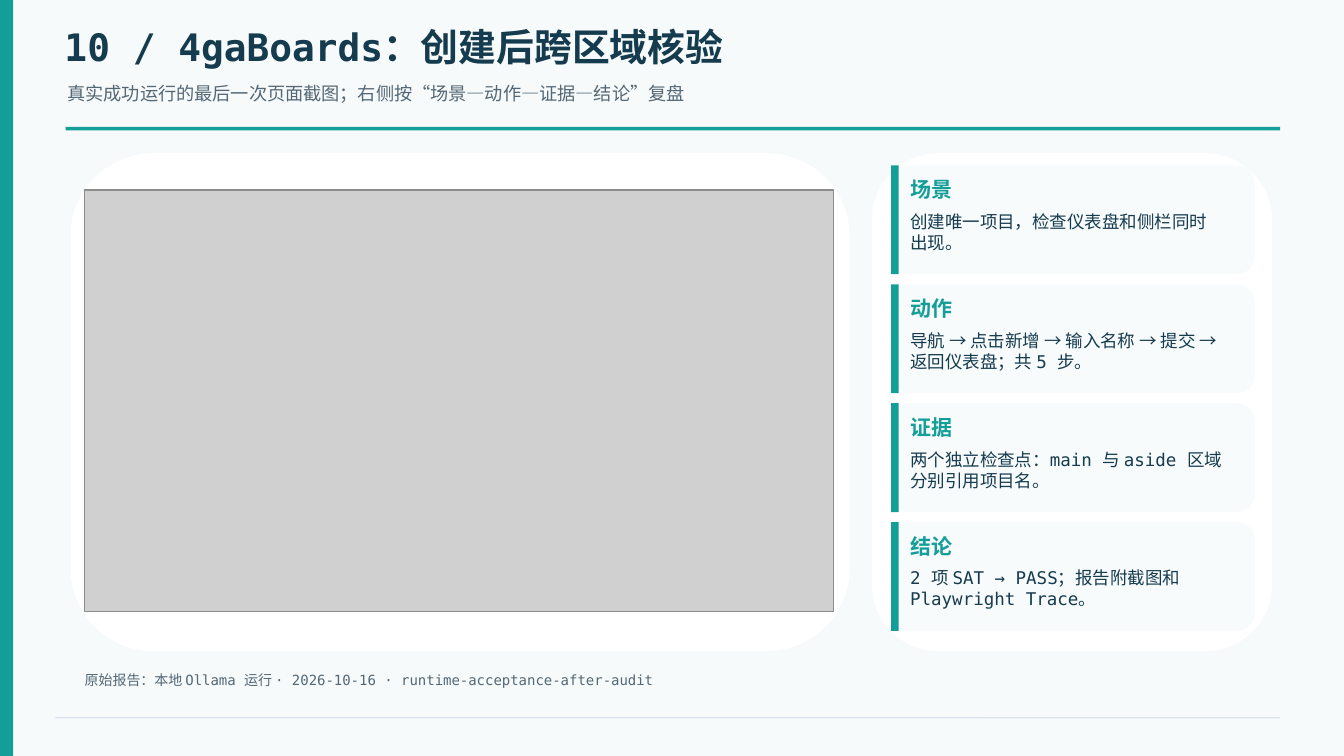
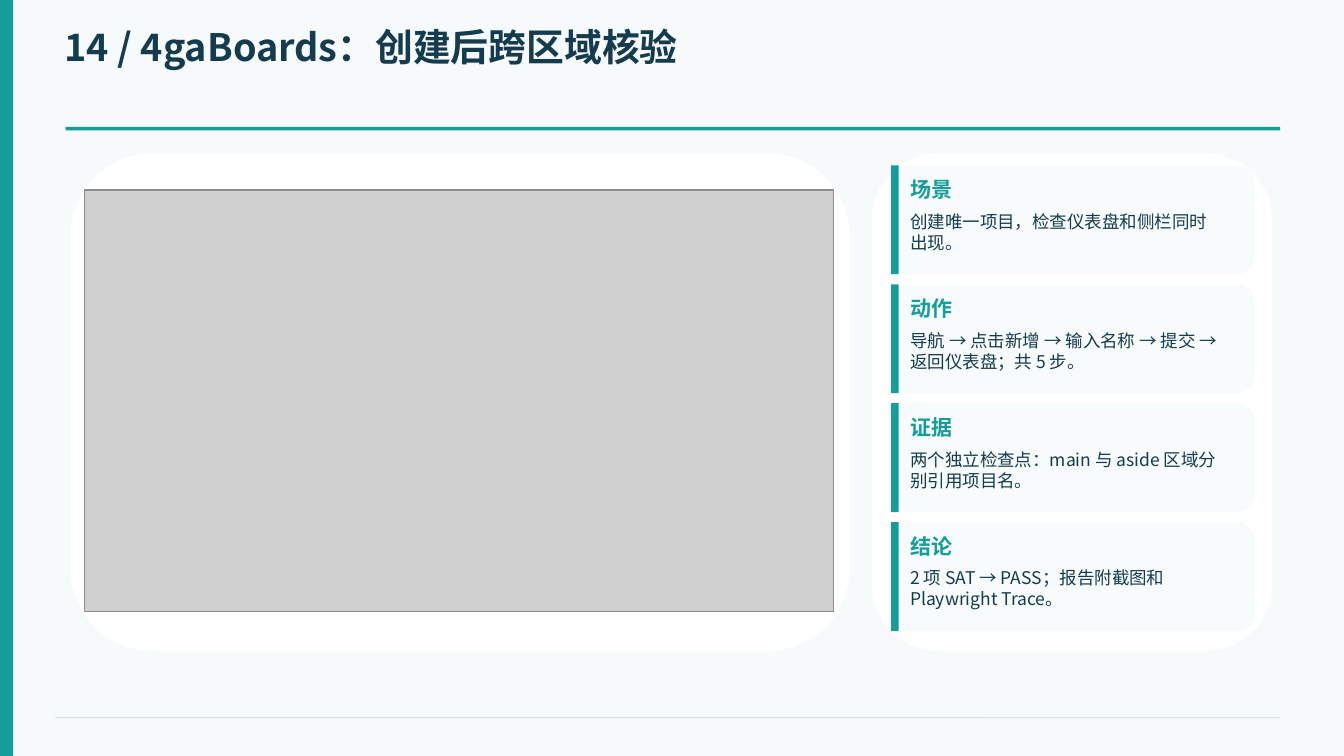
Before and after one commit to LockiYu/WebAppTester, a slide deck: slide 15 of 2-张诗豪组-中期汇报.pptx (slide 11 before the commit). Drawn at 1344x756 pixels with LibreOffice and Linux fonts; fonts in the diff are those of the drawing; grey boxes stand for pictures. Boxes give left, top, right and bottom in pixels: in the first picture for what was removed or moved away, otherwise in the second. Text is boxed around its words. In the diff, an @@ line names an element or a change of style, - is before the commit and + after.

```diff
--- a/2-张诗豪组-中期汇报.pptx
+++ b/2-张诗豪组-中期汇报.pptx
@@ text at <box>64,28,678,70</box>: text changed; font DejaVu Sans Mono to Noto Sans CJK SC @@
-10 / 4gaBoards：创建后跨区域核验
+14 / 4gaBoards：创建后跨区域核验
@@ text removed at <box>68,84,685,103</box> @@
-真实成功运行的最后一次页面截图；右侧按“场景—动作—证据—结论”复盘
@@ font DejaVu Sans Mono to Noto Sans CJK SC in 3 elements at <box>910,332,1196,371</box>, <box>910,451,1216,489</box>, <box>910,569,1165,610</box> @@
@@ text removed at <box>85,673,653,688</box> @@
-原始报告：本地 Ollama 运行 · 2026-10-16 · runtime-acceptance-after-audit
```
Also in this commit, not shown: 16 other slides changed, 3 slides added, 1 slide removed.
